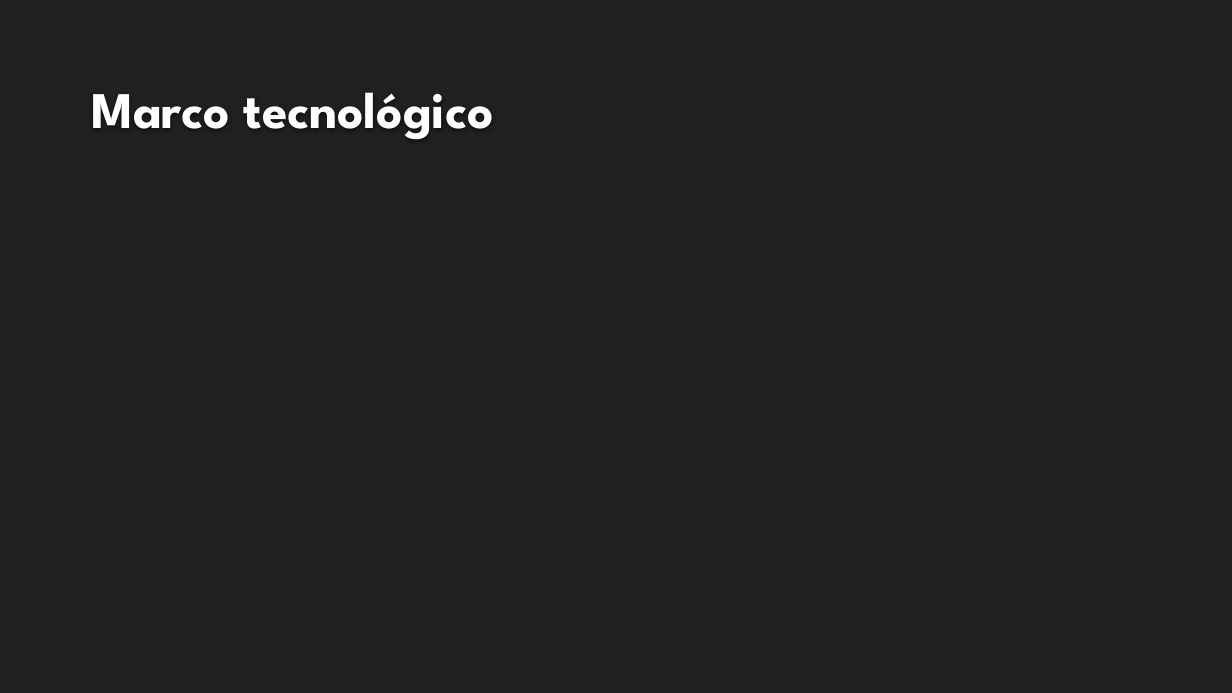
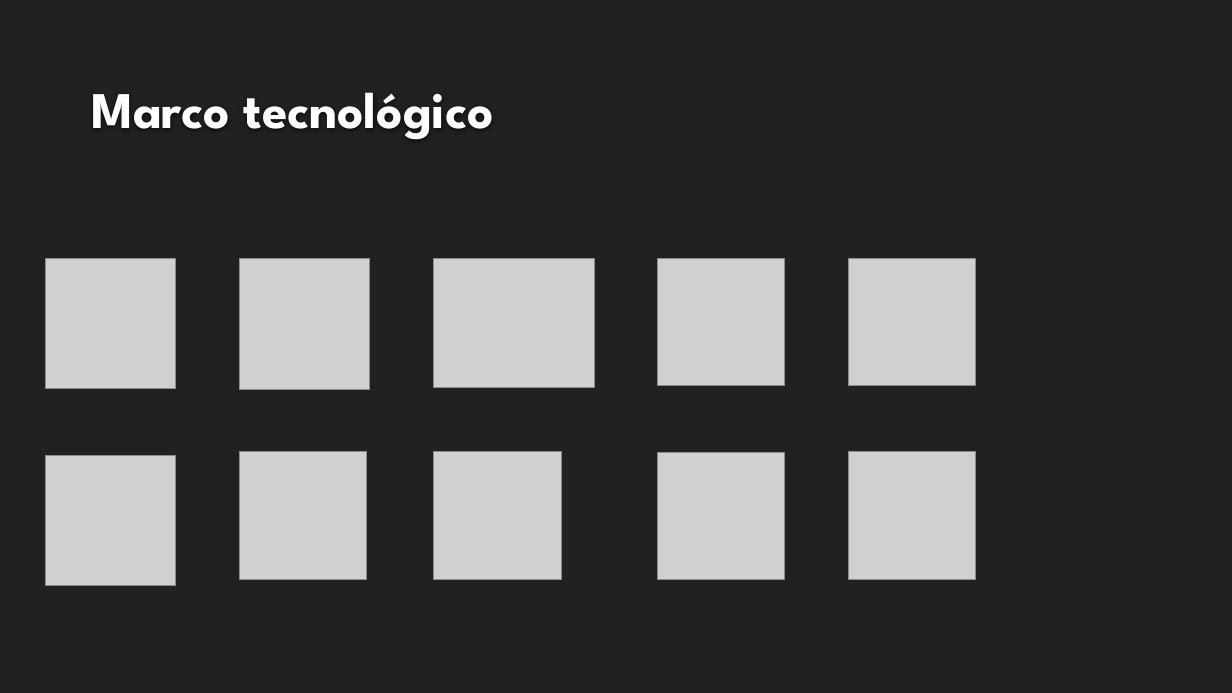
Before and after one commit to ABPMultimediaUA/SchoolApp, a slide deck: slide 4 of Desarrollo/SDM/MemoriaABP 16Ene/PresentaciónSDM.pptx. Drawn at 1232x693 pixels with LibreOffice and Linux fonts; fonts in the diff are those of the drawing; grey boxes stand for pictures; background and template pictures are left out. Boxes give left, top, right and bottom in pixels: in the first picture for what was removed or moved away, otherwise in the second. Text is boxed around its words. In the diff, an @@ line names an element or a change of style, - is before the commit and + after.

Commit message:
Final presentacion fuck yeah

```diff
--- a/Desarrollo/SDM/MemoriaABP 16Ene/PresentaciónSDM.pptx
+++ b/Desarrollo/SDM/MemoriaABP 16Ene/PresentaciónSDM.pptx
@@ picture added at (45,259,176,389) @@
@@ picture added at (239,259,371,390) @@
@@ picture added at (433,259,594,387) @@
@@ picture added at (658,259,785,385) @@
@@ picture added at (848,259,975,385) @@
@@ picture added at (45,456,176,586) @@
@@ picture added at (239,452,367,579) @@
@@ picture added at (433,452,561,579) @@
@@ picture added at (657,453,785,580) @@
@@ picture added at (848,452,975,580) @@
```
